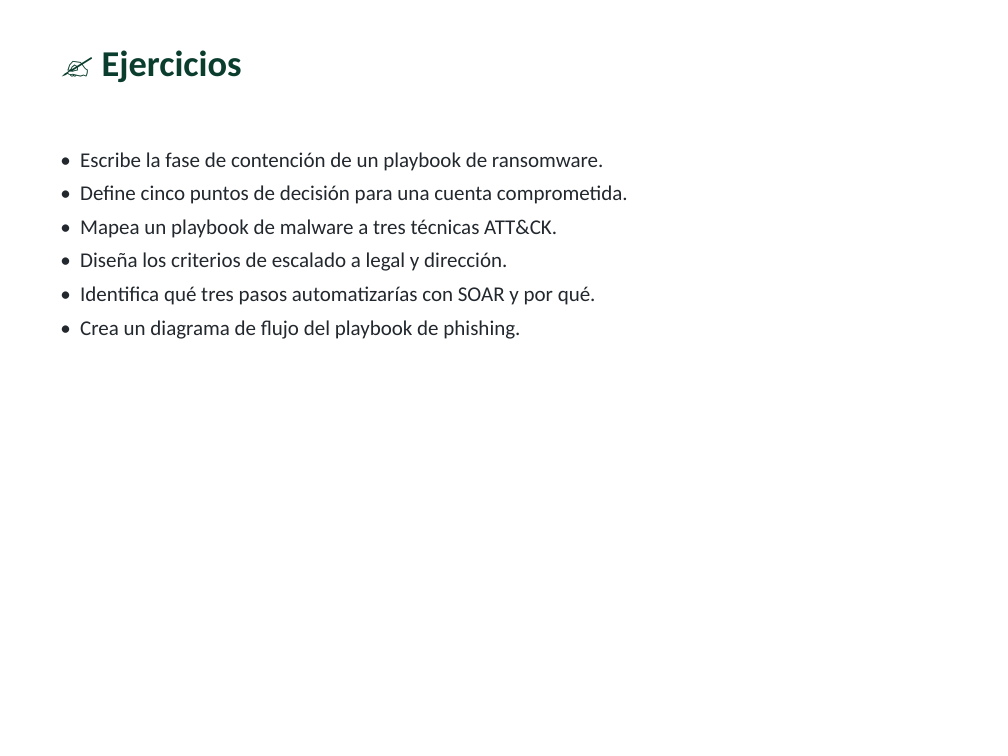
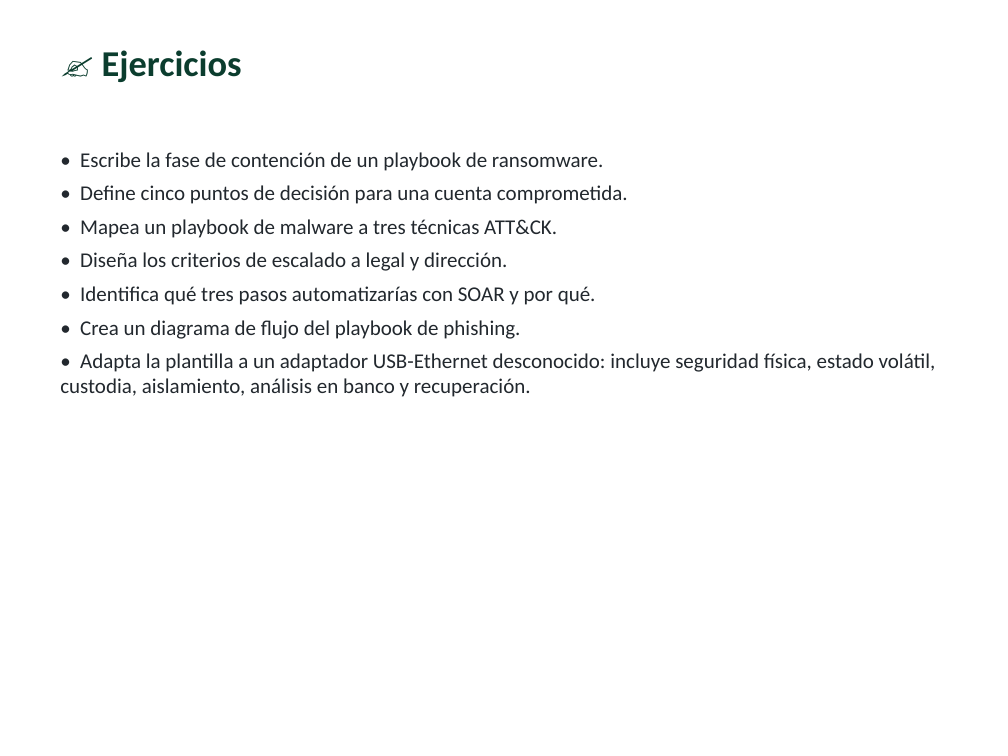
Before and after one commit to vladimiracunadev-create/modern-cybersecurity-program, a slide deck: slide 12 of classes/parte-9-forense-digital-y-respuesta-a-incidentes/215-playbooks-de-respuesta-a-incidentes/clase-215-presentacion.pptx. Drawn at 1008x756 pixels with LibreOffice and Linux fonts; fonts in the diff are those of the drawing. Boxes give left, top, right and bottom in pixels: in the first picture for what was removed or moved away, otherwise in the second. Text is boxed around its words. In the diff, an @@ line names an element or a change of style, - is before the commit and + after.

```diff
--- a/classes/parte-9-forense-digital-y-respuesta-a-incidentes/215-playbooks-de-respuesta-a-incidentes/clase-215-presentacion.pptx
+++ b/classes/parte-9-forense-digital-y-respuesta-a-incidentes/215-playbooks-de-respuesta-a-incidentes/clase-215-presentacion.pptx
@@ text at bbox=[60, 353, 936, 397]: paragraph added @@
+• Adapta la plantilla a un adaptador USB-Ethernet desconocido: incluye seguridad física, estado volátil, custodia, aislamiento, análisis en banco y recuperación.
```
Also in this commit, not shown: 2 other slides changed, 1 slide added, 2 other files.
